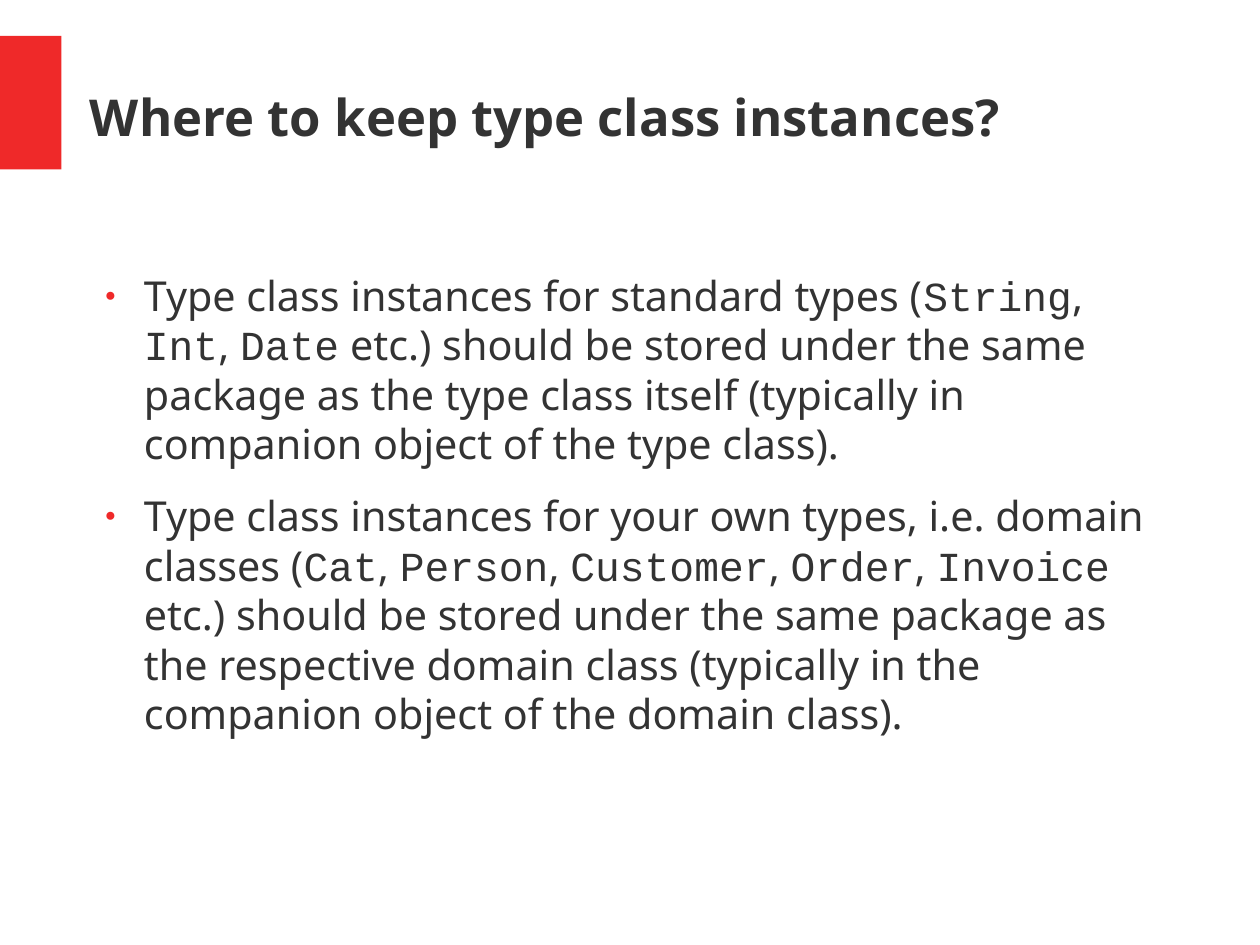
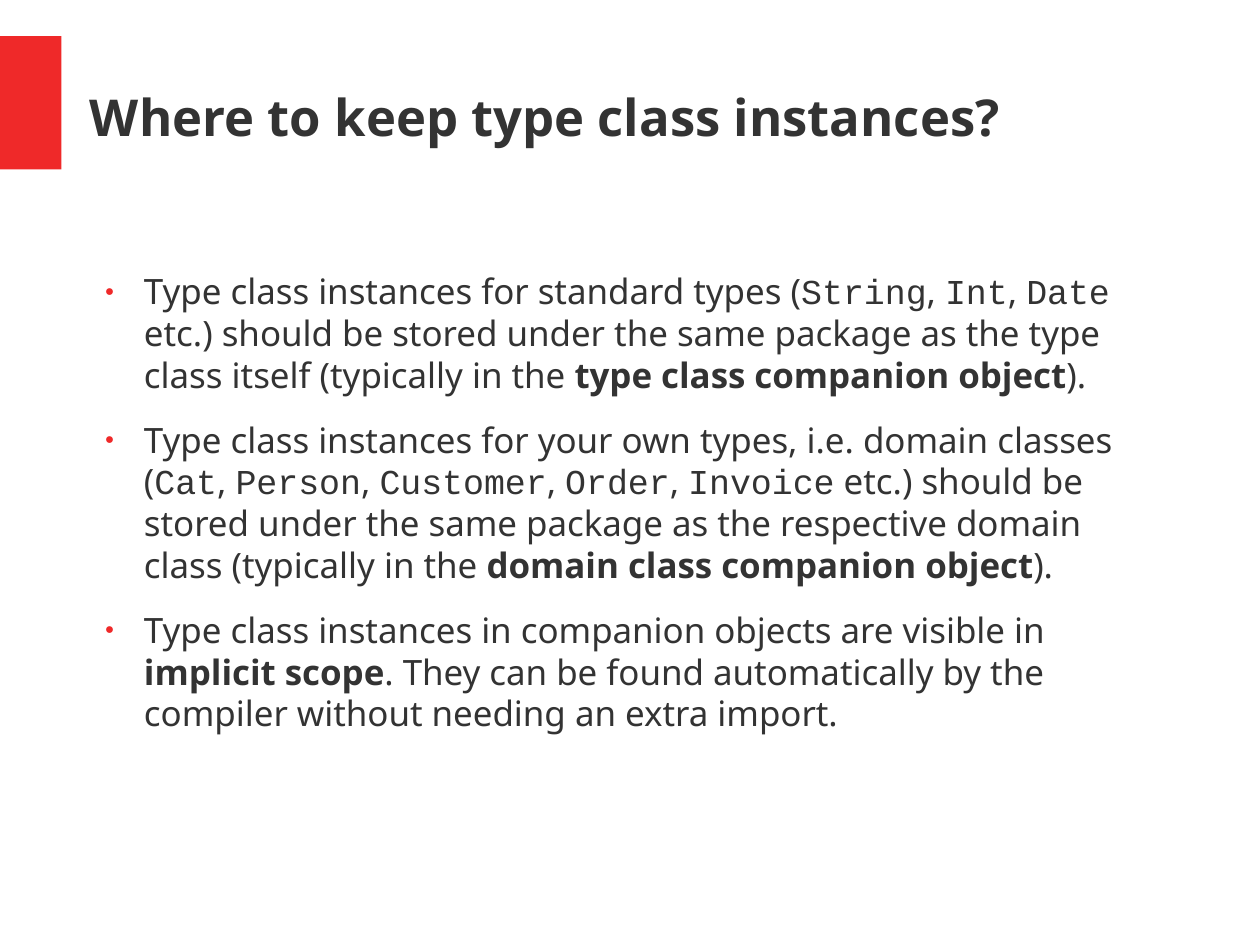
Before and after one commit to hermannhueck/typeclasses, a slide deck: slide 26 of Slides/TypeClasses.pptx. Drawn at 1260x945 pixels with LibreOffice and Linux fonts; fonts in the diff are those of the drawing. Boxes give left, top, right and bottom in pixels: in the first picture for what was removed or moved away, otherwise in the second. Text is boxed around its words. In the diff, an @@ line names an element or a change of style, - is before the commit and + after.

```diff
--- a/Slides/TypeClasses.pptx
+++ b/Slides/TypeClasses.pptx
@@ text at (x1=144, y1=277, x2=1112, y2=735): text changed; size 26 to 22 pt @@
-● Type class instances for standard types (String, Int, Date etc.) should be stored under the same package as the type class itself (typically in companion object of the type class).
-● Type class instances for your own types, i.e. domain classes (Cat, Person, Customer, Order, Invoice etc.) should be stored under the same package as the respective domain class (typically in the companion object of the domain class).
+● Type class instances for standard types (String, Int, Date etc.) should be stored under the same package as the type class itself (typically in the type class companion object).
+● Type class instances for your own types, i.e. domain classes (Cat, Person, Customer, Order, Invoice etc.) should be stored under the same package as the respective domain class (typically in the domain class companion object).
+● Type class instances in companion objects are visible in implicit scope. They can be found automatically by the compiler without needing an extra import.
```
Also in this commit, not shown: 12 other slides changed, 1 other file.
